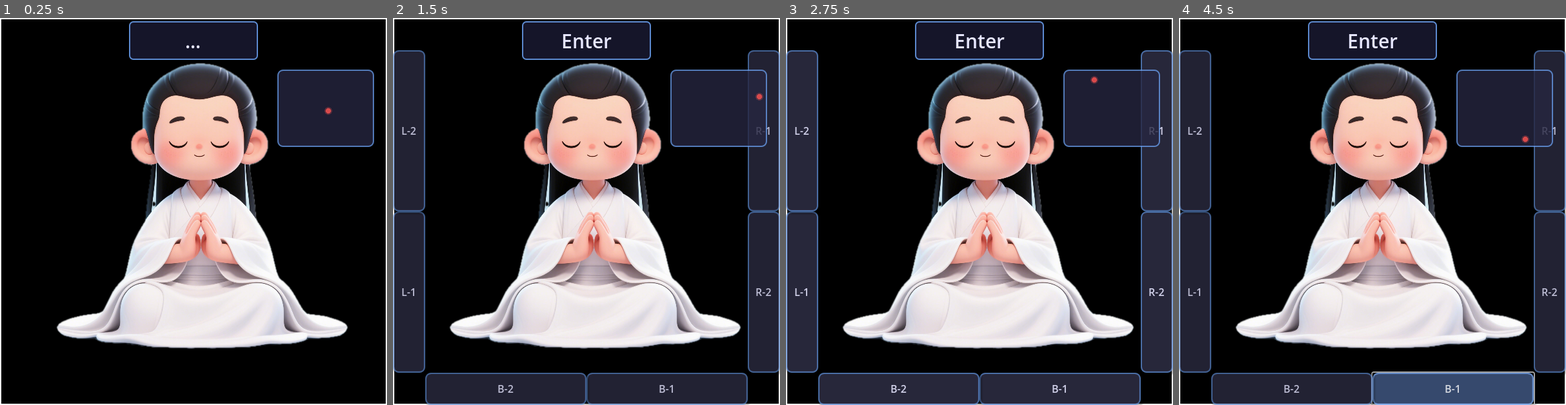
Above: before the commit, frames 1-4 (left to right).
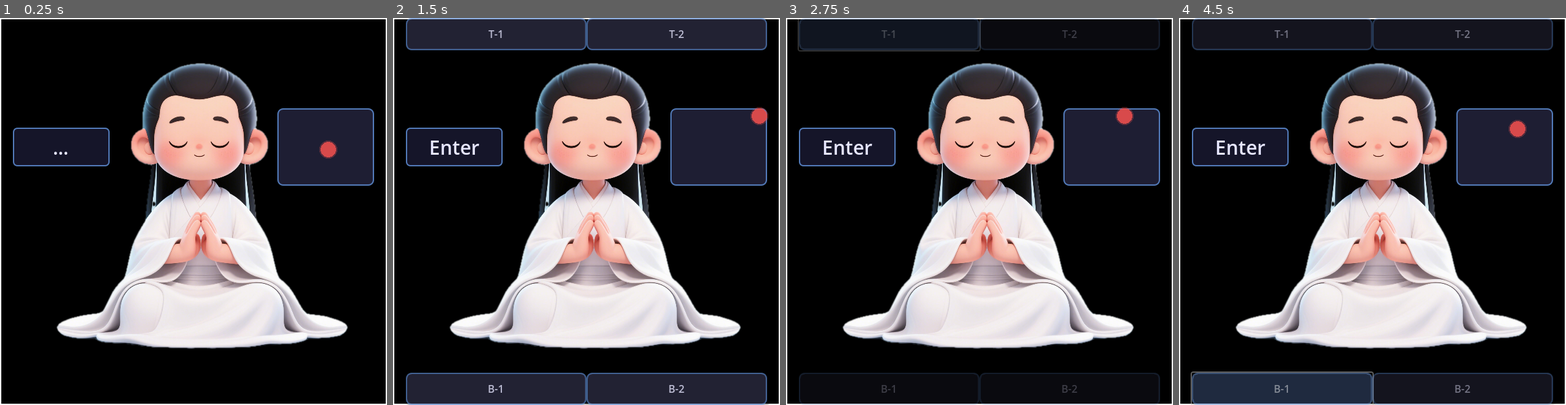
Above: after the commit, the same moments.

Repository: lichen63/cyber-cultivation
Game: Godot game, scene res://scenes/Main.tscn
The game is run twice, just before and just after one commit, with the same random seed, the same clock (stepped at 60 frames per second) and the same inputs.
Inputs (mouse positions are in pixels of both pictures, inside the frame that each line leads up to):
- Up to frame 1 (0.25 s): no input
- Up to frame 2 (1.5 s): tap Enter at 0.5 s; drag from (586, 211) to (625, 126) at 0.52 s; click (764, 130) at 1.25 s, where only the run before the commit has a clickable "R-1"
- Up to frame 3 (2.75 s): click (890, 33) at 2 s, where only the run after the commit has a clickable "T-1"
- Up to frame 4 (4.5 s): click (1550, 292) at 2.75 s, where only the run before the commit has a clickable "R-2"; click (1461, 33) at 3.5 s, where only the run after the commit has a clickable "T-2"; click "B-1" at 4.25 s

The runs differ from the first frame. In frame 1, 11% of the frame differs, in the area x 3-97%, y 0-44%; in frame 2, 27%; in frame 3, 31%, in the area x 0-100%, y 0-100%; in frame 4, 31%.

Commit message:
complete mouse move monitor, drop mouse click

Diff:
--- a/scripts/ui/Main.gd
+++ b/scripts/ui/Main.gd
@@ -1,15 +1,62 @@
 extends Control
+
+# === CONSTANTS ===
+
+# UI Layout constants
+const BORDER_WIDTH = 2
+const MARGIN = 20
+const BUTTON_THICKNESS = 50
+
+# Component sizes
+const KEYBOARD_DISPLAY_WIDTH = 150
+const KEYBOARD_DISPLAY_HEIGHT = 60
+const KEYBOARD_DISPLAY_FONT_SIZE = 30
+const MOUSE_MONITOR_WIDTH = 150
+const MOUSE_MONITOR_HEIGHT = 120
+const MOUSE_POINT_SIZE = 12
+
+# Colors
+const POINT_COLOR = Color(0.9, 0.3, 0.3, 0.9)
+const GLOW_COLOR = Color(0.9, 0.3, 0.3, 0.3)
+const BORDER_COLOR = Color.WHITE
+const BACKGROUND_COLOR = Color(0.1, 0.1, 0.2, 0.8)
+const BUTTON_BG_COLOR = Color(0.2, 0.2, 0.3, 0.85)
+const BUTTON_HOVER_COLOR = Color(0.3, 0.4, 0.6, 0.9)
+const BUTTON_PRESSED_COLOR = Color(0.1, 0.2, 0.4, 0.95)
+const ACCENT_COLOR = Color(0.4, 0.6, 0.9, 0.8)
+const TEXT_COLOR = Color(0.9, 0.9, 1.0, 1.0)
+
+# Animation constants
+const BUTTON_FADE_IN_DURATION = 0.3
+const BUTTON_FADE_OUT_DURATION = 2.0
+const BUTTON_VISIBLE_ALPHA = 0.9
+const BUTTON_HIDDEN_ALPHA = 0.0
+
+# Border and corner constants
+const CORNER_RADIUS = 8
+const SMALL_CORNER_RADIUS = 6
+const SHADOW_SIZE = 4
+const SHADOW_OFFSET = Vector2(2, 2)
+
+# Positioning constants
+const WINDOW_HEIGHT_THIRD = 3.0
+const BUTTON_COUNT = 4
+const TOP_BUTTONS_COUNT = 2
+const BOTTOM_BUTTONS_COUNT = 2
+const MONITOR_PADDING = 16
+const MONITOR_HALF_PADDING = 8
+const MONITOR_RIGHT_OFFSET = 170
+const MONITOR_HEIGHT_OFFSET = 60
+const MONITOR_CENTER_X = 75
+const MONITOR_CENTER_Y = 60
 
 # Custom MousePoint class for drawing the mouse point
 class MousePoint extends Control:
   func _draw() -> void:
-    var point_color = Color(0.9, 0.3, 0.3, 0.9) # Red point
-    var point_size = 4.0
-    draw_circle(Vector2(4, 4), point_size, point_color)
+    draw_circle(Vector2(4, 4), MOUSE_POINT_SIZE, POINT_COLOR)
 
     # Draw a subtle glow effect
-    var glow_color = Color(0.9, 0.3, 0.3, 0.3)
-    draw_circle(Vector2(4, 4), point_size + 2, glow_color)
+    draw_circle(Vector2(4, 4), MOUSE_POINT_SIZE + 2, GLOW_COLOR)
 
 # Node references
 @onready var character_node: TextureRect = $Character
@@ -64,8 +111,6 @@
 var mouse_monitor_area: Panel
 var mouse_point: Control
 var mouse_point_original_pos: Vector2
-var blink_tween: Tween
-var move_tween: Tween
 
 # === LIFECYCLE METHODS ===
 
@@ -86,6 +131,9 @@
   # Create mouse monitoring area
   create_mouse_monitor()
 
+  # Initialize mouse point position based on current mouse position
+  update_mouse_point_position()
+
   # Connect mouse signals for window hover detection
   mouse_entered.connect(_on_window_mouse_entered)
   mouse_exited.connect(_on_window_mouse_exited)
@@ -96,15 +144,9 @@
   """Handle all input events - keyboard and global mouse monitoring"""
   if event is InputEventKey and event.pressed:
     update_keyboard_display(event)
-  elif event is InputEventMouseButton:
-    # Global mouse button monitoring
-    if event.pressed:
-      handle_mouse_click(event.global_position)
-    if event.double_click:
-      handle_mouse_double_click(event.global_position)
   elif event is InputEventMouseMotion:
     # Global mouse movement monitoring
-    handle_mouse_move(event.global_position)
+    update_mouse_point_position()
 
 func _gui_input(event: InputEvent) -> void:
   """Handle mouse input for window dragging only"""
@@ -131,36 +173,32 @@
   # Get the window size
   var window_size = get_window().size
 
-  # Draw white border (2 pixel thick)
-  var border_color = Color.WHITE
-  var border_width = 2
-
-  # Draw border lines
-  draw_rect(Rect2(0, 0, window_size.x, border_width), border_color) # Top
-  draw_rect(Rect2(0, window_size.y - border_width, window_size.x, border_width), border_color) # Bottom
-  draw_rect(Rect2(0, 0, border_width, window_size.y), border_color) # Left
-  draw_rect(Rect2(window_size.x - border_width, 0, border_width, window_size.y), border_color) # Right
+  # Draw white border
+  draw_rect(Rect2(0, 0, window_size.x, BORDER_WIDTH), BORDER_COLOR) # Top
+  draw_rect(Rect2(0, window_size.y - BORDER_WIDTH, window_size.x, BORDER_WIDTH), BORDER_COLOR) # Bottom
+  draw_rect(Rect2(0, 0, BORDER_WIDTH, window_size.y), BORDER_COLOR) # Left
+  draw_rect(Rect2(window_size.x - BORDER_WIDTH, 0, BORDER_WIDTH, window_size.y), BORDER_COLOR) # Right
 
 # === UI CREATION ===
 
 func create_keyboard_display() -> void:
-  """Create keyboard display label above character"""
+  """Create keyboard display label to the left of character"""
   keyboard_display = Label.new()
   keyboard_display.text = "..."
-  keyboard_display.size = Vector2(200, 60)
-
-  # Position above character (assuming character is centered)
+  keyboard_display.size = Vector2(KEYBOARD_DISPLAY_WIDTH, KEYBOARD_DISPLAY_HEIGHT)
+
+  # Position to the left of character at 1/3 height
   var window_size = get_window().size
   keyboard_display.position = Vector2(
-    (window_size.x - keyboard_display.size.x) / 2,
-    5 # pixels from top
+    MARGIN, # Margin from left edge
+    window_size.y / WINDOW_HEIGHT_THIRD - keyboard_display.size.y / 2.0 # 1/3 height position, centered
   )
 
   # Style the label
   style_keyboard_display()
 
   # Set larger font size
-  keyboard_display.add_theme_font_size_override("font_size", 30)
+  keyboard_display.add_theme_font_size_override("font_size", KEYBOARD_DISPLAY_FONT_SIZE)
 
   # Add to scene
   add_child(keyboard_display)
@@ -169,51 +207,46 @@
   """Apply styling to keyboard display label"""
   # Create background style
   var style_background = StyleBoxFlat.new()
-  style_background.bg_color = Color(0.1, 0.1, 0.2, 0.8) # Dark blue-gray background
-  style_background.border_width_left = 2
-  style_background.border_width_right = 2
-  style_background.border_width_top = 2
-  style_background.border_width_bottom = 2
-  style_background.border_color = Color(0.4, 0.6, 0.9, 0.9) # Blue border
-  style_background.corner_radius_top_left = 6
-  style_background.corner_radius_top_right = 6
-  style_background.corner_radius_bottom_left = 6
-  style_background.corner_radius_bottom_right = 6
+  style_background.bg_color = BACKGROUND_COLOR
+  style_background.border_width_left = BORDER_WIDTH
+  style_background.border_width_right = BORDER_WIDTH
+  style_background.border_width_top = BORDER_WIDTH
+  style_background.border_width_bottom = BORDER_WIDTH
+  style_background.border_color = ACCENT_COLOR
+  style_background.corner_radius_top_left = SMALL_CORNER_RADIUS
+  style_background.corner_radius_top_right = SMALL_CORNER_RADIUS
+  style_background.corner_radius_bottom_left = SMALL_CORNER_RADIUS
+  style_background.corner_radius_bottom_right = SMALL_CORNER_RADIUS
 
   # Apply background style
   keyboard_display.add_theme_stylebox_override("normal", style_background)
 
   # Set text properties
-  keyboard_display.add_theme_color_override("font_color", Color(0.9, 0.9, 1.0, 1.0)) # Light blue-white text
+  keyboard_display.add_theme_color_override("font_color", TEXT_COLOR)
   keyboard_display.horizontal_alignment = HORIZONTAL_ALIGNMENT_CENTER
   keyboard_display.vertical_alignment = VERTICAL_ALIGNMENT_CENTER
 
 func create_action_buttons() -> void:
   """Create action buttons around the window border"""
   var window_size = get_window().size
-  var button_thickness = 50 # Thickness of the button strip
-
-  # Calculate button dimensions for 2 buttons per side
-  var top_bottom_button_width = (window_size.x - 2 * button_thickness) / 2.0
-  var left_right_button_height = (window_size.y - 2 * button_thickness) / 2.0
-
-  # Button positions and sizes around the border (6 buttons total - 2 per side, excluding top)
+
+  # Calculate button dimensions for 2 buttons on top and 2 buttons on bottom with margins
+  var available_width = window_size.x - (2 * MARGIN)
+  var button_width = available_width / TOP_BUTTONS_COUNT
+
+  # Button positions and sizes around the border (4 buttons total - 2 on top, 2 on bottom)
   var button_configs = [
-    # Right buttons (2 buttons)
-    {"pos": Vector2(window_size.x - button_thickness, button_thickness), "size": Vector2(button_thickness, left_right_button_height)}, # Right top
-    {"pos": Vector2(window_size.x - button_thickness, button_thickness + left_right_button_height), "size": Vector2(button_thickness, left_right_button_height)}, # Right bottom
+    # Top buttons (2 buttons)
+    {"pos": Vector2(MARGIN, 0), "size": Vector2(button_width, BUTTON_THICKNESS)}, # Top left
+    {"pos": Vector2(MARGIN + button_width, 0), "size": Vector2(button_width, BUTTON_THICKNESS)}, # Top right
 
     # Bottom buttons (2 buttons)
-    {"pos": Vector2(button_thickness + top_bottom_button_width, window_size.y - button_thickness), "size": Vector2(top_bottom_button_width, button_thickness)}, # Bottom right
-    {"pos": Vector2(button_thickness, window_size.y - button_thickness), "size": Vector2(top_bottom_button_width, button_thickness)}, # Bottom left
-
-    # Left buttons (2 buttons)
-    {"pos": Vector2(0, button_thickness + left_right_button_height), "size": Vector2(button_thickness, left_right_button_height)}, # Left bottom
-    {"pos": Vector2(0, button_thickness), "size": Vector2(button_thickness, left_right_button_height)} # Left top
+    {"pos": Vector2(MARGIN, window_size.y - BUTTON_THICKNESS), "size": Vector2(button_width, BUTTON_THICKNESS)}, # Bottom left
+    {"pos": Vector2(MARGIN + button_width, window_size.y - BUTTON_THICKNESS), "size": Vector2(button_width, BUTTON_THICKNESS)} # Bottom right
   ]
 
-  # Button labels for different functions (2 per side: Right, Bottom, Left)
-  var labels = ["R-1", "R-2", "B-1", "B-2", "L-1", "L-2"]
+  # Button labels for different functions (2 on top, 2 on bottom)
+  var labels = ["T-1", "T-2", "B-1", "B-2"]
 
   for i in range(button_configs.size()):
     var button = Button.new()
@@ -236,50 +269,50 @@
   """Apply beautiful modern styling to a button"""
   # Create custom StyleBoxFlat for normal state
   var style_normal = StyleBoxFlat.new()
-  style_normal.bg_color = Color(0.2, 0.2, 0.3, 0.85) # Dark blue-gray with transparency
-  style_normal.border_width_left = 2
-  style_normal.border_width_right = 2
-  style_normal.border_width_top = 2
-  style_normal.border_width_bottom = 2
-  style_normal.border_color = Color(0.4, 0.6, 0.9, 0.8) # Bright blue border
-  style_normal.corner_radius_top_left = 8
-  style_normal.corner_radius_top_right = 8
-  style_normal.corner_radius_bottom_left = 8
-  style_normal.corner_radius_bottom_right = 8
+  style_normal.bg_color = BUTTON_BG_COLOR
+  style_normal.border_width_left = BORDER_WIDTH
+  style_normal.border_width_right = BORDER_WIDTH
+  style_normal.border_width_top = BORDER_WIDTH
+  style_normal.border_width_bottom = BORDER_WIDTH
+  style_normal.border_color = ACCENT_COLOR
+  style_normal.corner_radius_top_left = CORNER_RADIUS
+  style_normal.corner_radius_top_right = CORNER_RADIUS
+  style_normal.corner_radius_bottom_left = CORNER_RADIUS
+  style_normal.corner_radius_bottom_right = CORNER_RADIUS
   style_normal.shadow_color = Color(0, 0, 0, 0.3)
-  style_normal.shadow_size = 4
-  style_normal.shadow_offset = Vector2(2, 2)
+  style_normal.shadow_size = SHADOW_SIZE
+  style_normal.shadow_offset = SHADOW_OFFSET
 
   # Create custom StyleBoxFlat for hover state
   var style_hover = StyleBoxFlat.new()
-  style_hover.bg_color = Color(0.3, 0.4, 0.6, 0.9) # Lighter blue when hovered
-  style_hover.border_width_left = 2
-  style_hover.border_width_right = 2
-  style_hover.border_width_top = 2
-  style_hover.border_width_bottom = 2
+  style_hover.bg_color = BUTTON_HOVER_COLOR
+  style_hover.border_width_left = BORDER_WIDTH
+  style_hover.border_width_right = BORDER_WIDTH
+  style_hover.border_width_top = BORDER_WIDTH
+  style_hover.border_width_bottom = BORDER_WIDTH
   style_hover.border_color = Color(0.5, 0.7, 1.0, 1.0) # Brighter blue border
-  style_hover.corner_radius_top_left = 8
-  style_hover.corner_radius_top_right = 8
-  style_hover.corner_radius_bottom_left = 8
-  style_hover.corner_radius_bottom_right = 8
+  style_hover.corner_radius_top_left = CORNER_RADIUS
+  style_hover.corner_radius_top_right = CORNER_RADIUS
+  style_hover.corner_radius_bottom_left = CORNER_RADIUS
+  style_hover.corner_radius_bottom_right = CORNER_RADIUS
   style_hover.shadow_color = Color(0, 0, 0, 0.4)
-  style_hover.shadow_size = 6
-  style_hover.shadow_offset = Vector2(2, 2)
+  style_hover.shadow_size = SHADOW_SIZE + 2
+  style_hover.shadow_offset = SHADOW_OFFSET
 
   # Create custom StyleBoxFlat for pressed state
   var style_pressed = StyleBoxFlat.new()
-  style_pressed.bg_color = Color(0.1, 0.2, 0.4, 0.95) # Darker when pressed
-  style_pressed.border_width_left = 2
-  style_pressed.border_width_right = 2
-  style_pressed.border_width_top = 2
-  style_pressed.border_width_bottom = 2
+  style_pressed.bg_color = BUTTON_PRESSED_COLOR
+  style_pressed.border_width_left = BORDER_WIDTH
+  style_pressed.border_width_right = BORDER_WIDTH
+  style_pressed.border_width_top = BORDER_WIDTH
+  style_pressed.border_width_bottom = BORDER_WIDTH
   style_pressed.border_color = Color(0.3, 0.5, 0.8, 1.0) # Darker blue border
-  style_pressed.corner_radius_top_left = 8
-  style_pressed.corner_radius_top_right = 8
-  style_pressed.corner_radius_bottom_left = 8
-  style_pressed.corner_radius_bottom_right = 8
+  style_pressed.corner_radius_top_left = CORNER_RADIUS
+  style_pressed.corner_radius_top_right = CORNER_RADIUS
+  style_pressed.corner_radius_bottom_left = CORNER_RADIUS
+  style_pressed.corner_radius_bottom_right = CORNER_RADIUS
   style_pressed.shadow_color = Color(0, 0, 0, 0.2)
-  style_pressed.shadow_size = 2
+  style_pressed.shadow_size = SHADOW_SIZE / 2.0
   style_pressed.shadow_offset = Vector2(1, 1)
 
   # Apply styles to button
@@ -288,12 +321,12 @@
   button.add_theme_stylebox_override("pressed", style_pressed)
 
   # Set text color and font properties
-  button.add_theme_color_override("font_color", Color(0.9, 0.9, 1.0, 1.0)) # Light blue-white text
+  button.add_theme_color_override("font_color", TEXT_COLOR)
   button.add_theme_color_override("font_hover_color", Color(1.0, 1.0, 1.0, 1.0)) # Pure white on hover
   button.add_theme_color_override("font_pressed_color", Color(0.8, 0.9, 1.0, 1.0)) # Slightly dimmer when pressed
 
   # Initial transparency for animation
-  button.modulate = Color(1.0, 1.0, 1.0, 0.0)
+  button.modulate = Color(1.0, 1.0, 1.0, BUTTON_HIDDEN_ALPHA)
 
 # === EVENT HANDLERS ===
 
@@ -307,78 +340,34 @@
 
 func _on_action_button_pressed(button_index: int) -> void:
   """Handle action button presses - placeholder for future functionality"""
-  var button_names = ["Right-1", "Right-2", "Bottom-1", "Bottom-2", "Left-1", "Left-2"]
+  var button_names = ["Top-1", "Top-2", "Bottom-1", "Bottom-2"]
   print("Action button pressed: ", button_names[button_index])
   # TODO: Implement specific functionality for each action button
 
 # === MOUSE MONITORING HANDLERS ===
 
-func handle_mouse_click(_mouse_pos: Vector2) -> void:
-  """Handle mouse click events - blink the point"""
-  if mouse_point:
-    # Stop any existing blink animation
-    if blink_tween:
-      blink_tween.kill()
-
-    # Ensure point is visible before blinking
-    mouse_point.modulate.a = 1.0
-
-    # Start blink animation
-    blink_mouse_point()
-
-func handle_mouse_move(mouse_pos: Vector2) -> void:
-  """Handle mouse move events - move the point in the same direction (global coordinates)"""
+func update_mouse_point_position() -> void:
+  """Update mouse point position based on current screen mouse coordinates"""
+  if not mouse_point or not mouse_monitor_area:
+    return
+
+  # Get current mouse position
+  var mouse_pos: Vector2i = DisplayServer.mouse_get_position()
+
   # Map the entire screen to the monitor area
-  var screen_size = DisplayServer.screen_get_size()
-  var relative_pos = mouse_pos / Vector2(screen_size)
+  var screen_size: Vector2i = DisplayServer.screen_get_size()
+  var relative_pos: Vector2 = Vector2(mouse_pos) / Vector2(screen_size)
 
   # Scale to point area within the monitor
-  var point_area_size = mouse_monitor_area.size - Vector2(16, 16) # Account for borders and label
+  var point_area_size = mouse_monitor_area.size - Vector2(MONITOR_PADDING, MONITOR_PADDING) # Account for borders and label
   var new_point_pos = Vector2(
-    clamp(relative_pos.x * point_area_size.x, 0, point_area_size.x - 8) + 8,
-    clamp(relative_pos.y * point_area_size.y, 0, point_area_size.y - 8) + 8
+    clamp(relative_pos.x * point_area_size.x, 0, point_area_size.x - MONITOR_HALF_PADDING) + MONITOR_HALF_PADDING,
+    clamp(relative_pos.y * point_area_size.y, 0, point_area_size.y - MONITOR_HALF_PADDING) + MONITOR_HALF_PADDING
   )
 
-  # Use direct position assignment to avoid conflicts and ensure visibility
+  # Set the position and ensure visibility
   mouse_point.position = new_point_pos
-  # Ensure the point is visible after movement
   mouse_point.modulate.a = 1.0
-
-func handle_mouse_double_click(_mouse_pos: Vector2) -> void:
-  """Handle double-click events - rapid blink"""
-  rapid_blink_mouse_point()
-
-func blink_mouse_point() -> void:
-  """Make the mouse point blink once"""
-  if not mouse_point:
-    return
-
-  if blink_tween:
-    blink_tween.kill()
-
-  # Ensure point is visible before starting animation
-  mouse_point.modulate.a = 1.0
-
-  blink_tween = create_tween()
-  blink_tween.tween_property(mouse_point, "modulate:a", 0.2, 0.1)
-  blink_tween.tween_property(mouse_point, "modulate:a", 1.0, 0.1)
-
-func rapid_blink_mouse_point() -> void:
-  """Make the mouse point blink rapidly for double-click"""
-  if not mouse_point:
-    return
-
-  if blink_tween:
-    blink_tween.kill()
-
-  # Ensure point is visible before starting animation
-  mouse_point.modulate.a = 1.0
-
-  blink_tween = create_tween()
-  # Blink 3 times rapidly
-  for i in range(3):
-    blink_tween.tween_property(mouse_point, "modulate:a", 0.1, 0.05)
-    blink_tween.tween_property(mouse_point, "modulate:a", 1.0, 0.05)
 
 func create_mouse_monitor() -> void:
   """Create mouse monitoring area and point to the right of the character"""
@@ -386,29 +375,29 @@
 
   # Create the monitoring area panel
   mouse_monitor_area = Panel.new()
-  mouse_monitor_area.size = Vector2(150, 120)
-  mouse_monitor_area.position = Vector2(window_size.x - 170, 80) # Right side, below keyboard display
+  mouse_monitor_area.size = Vector2(MOUSE_MONITOR_WIDTH, MOUSE_MONITOR_HEIGHT)
+  mouse_monitor_area.position = Vector2(window_size.x - MONITOR_RIGHT_OFFSET, window_size.y / WINDOW_HEIGHT_THIRD - MONITOR_HEIGHT_OFFSET) # Right side, at 1/3 height position
 
   # Style the monitoring area
   var area_style = StyleBoxFlat.new()
   area_style.bg_color = Color(0.15, 0.15, 0.25, 0.8) # Dark background
-  area_style.border_width_left = 2
-  area_style.border_width_right = 2
-  area_style.border_width_top = 2
-  area_style.border_width_bottom = 2
-  area_style.border_color = Color(0.4, 0.6, 0.9, 0.8) # Blue border
-  area_style.corner_radius_top_left = 8
-  area_style.corner_radius_top_right = 8
-  area_style.corner_radius_bottom_left = 8
-  area_style.corner_radius_bottom_right = 8
+  area_style.border_width_left = BORDER_WIDTH
+  area_style.border_width_right = BORDER_WIDTH
+  area_style.border_width_top = BORDER_WIDTH
+  area_style.border_width_bottom = BORDER_WIDTH
+  area_style.border_color = ACCENT_COLOR
+  area_style.corner_radius_top_left = CORNER_RADIUS
+  area_style.corner_radius_top_right = CORNER_RADIUS
+  area_style.corner_radius_bottom_left = CORNER_RADIUS
+  area_style.corner_radius_bottom_right = CORNER_RADIUS
   mouse_monitor_area.add_theme_stylebox_override("panel", area_style)
 
   # Create the mouse point
   mouse_point = MousePoint.new()
-  mouse_point.size = Vector2(32, 32)
-  mouse_point_original_pos = Vector2(75, 60) # Center of the area
+  mouse_point.size = Vector2(MOUSE_POINT_SIZE, MOUSE_POINT_SIZE)
+  mouse_point_original_pos = Vector2(MONITOR_CENTER_X, MONITOR_CENTER_Y) # Center of the area
   mouse_point.position = mouse_point_original_pos
-  mouse_point.custom_minimum_size = Vector2(32, 32)
+  mouse_point.custom_minimum_size = Vector2(MOUSE_POINT_SIZE, MOUSE_POINT_SIZE)
 
   # Add components to the monitoring area
   mouse_monitor_area.add_child(mouse_point)
@@ -480,10 +469,10 @@
   show_tween.set_parallel(true) # Allow multiple properties to animate simultaneously
 
   for button in action_buttons:
-    show_tween.tween_property(button, "modulate:a", 0.9, 0.3)
+    show_tween.tween_property(button, "modulate:a", BUTTON_VISIBLE_ALPHA, BUTTON_FADE_IN_DURATION)
 
   # Set animation finished callback
-  show_tween.tween_callback(func(): is_animating = false).set_delay(0.3)
+  show_tween.tween_callback(func(): is_animating = false).set_delay(BUTTON_FADE_IN_DURATION)
 
 func hide_action_buttons() -> void:
   """Hide action buttons with fade-out animation"""
@@ -503,11 +492,11 @@
   hide_tween.set_parallel(true) # Allow multiple properties to animate simultaneously
 
   for button in action_buttons:
-    hide_tween.tween_property(button, "modulate:a", 0.0, 2.0)
+    hide_tween.tween_property(button, "modulate:a", BUTTON_HIDDEN_ALPHA, BUTTON_FADE_OUT_DURATION)
 
   # Set visibility to false after animation completes
   hide_tween.tween_callback(func():
     for button in action_buttons:
       button.visible = false
     is_animating = false
-  ).set_delay(2.0)
+  ).set_delay(BUTTON_FADE_OUT_DURATION)
Not shown, changed: README.md
